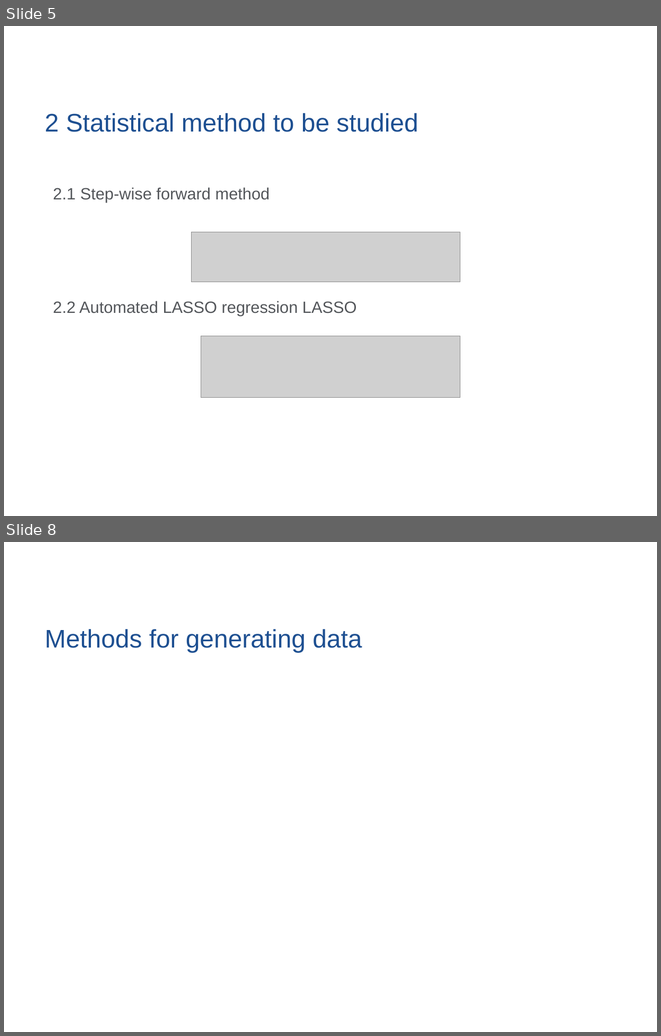
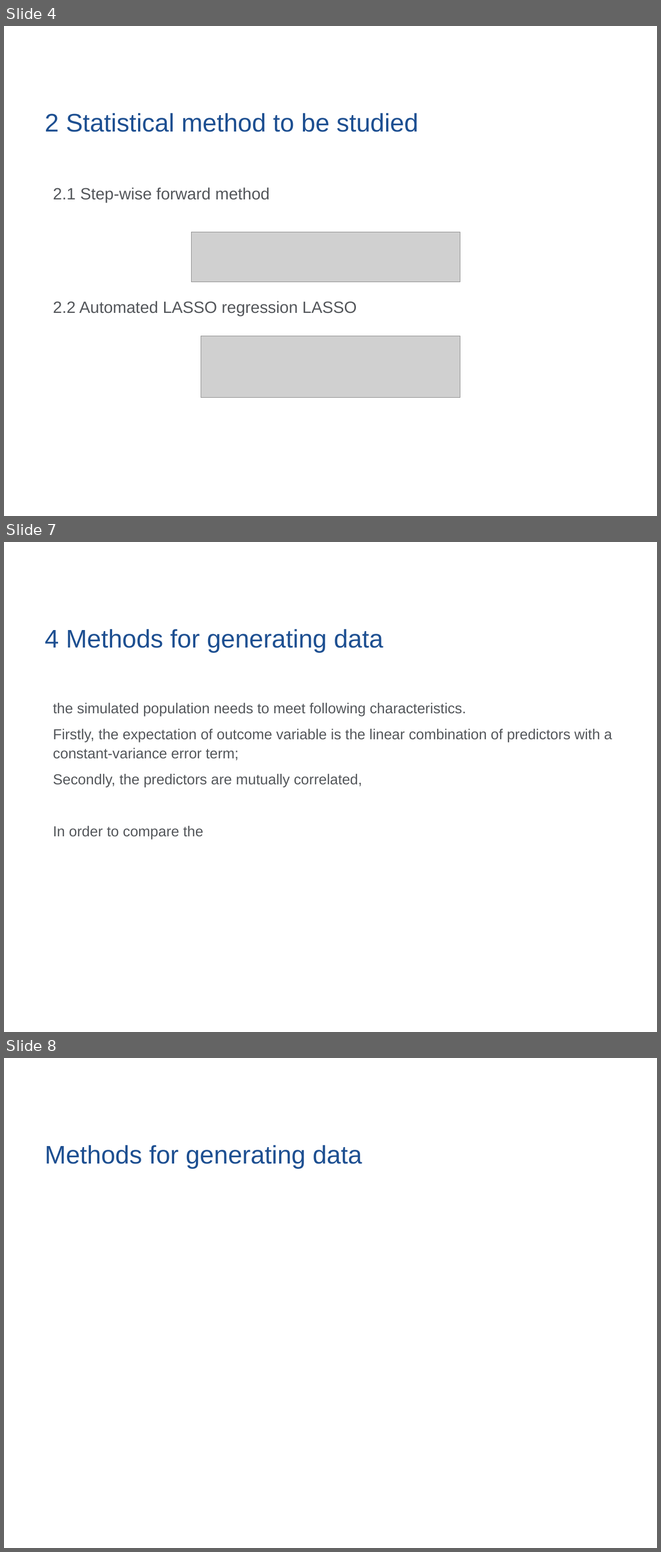
Before and after one commit to yuqimiao/p8160_project1_group7, a slide deck: slide_template/RS11023_Mailman_Standard_Template_12_2018.pptx. Shown one above the other, each under a label of ours: slides 5 and 8 before the commit, slides 4, 7 and 8 after it; the slides between them are not shown. The pictures are 661x1036 and 661x1552 pixels, drawn with LibreOffice and Linux fonts; fonts in the diff are those of the drawing; grey boxes stand for pictures; background and template pictures are left out. Boxes give left, top, right and bottom in pixels: in the first picture for what was removed or moved away, otherwise in the second. Text is boxed around its words. In the diff, an @@ line names an element or a change of style, - is before the commit and + after.

```diff
--- a/slide_template/RS11023_Mailman_Standard_Template_12_2018.pptx
+++ b/slide_template/RS11023_Mailman_Standard_Template_12_2018.pptx
@@ slide 7 added at (4,542,657,1032), background picture (left out) @@
@@ title added at (45,629,383,652), 28 pt, text #1D4F91 @@
+4 Methods for generating data
@@ text added at (53,703,612,839), 16 pt, text #53565A @@
+the simulated population needs to meet following characteristics.
+Firstly, the expectation of outcome variable is the linear combination of predictors with a constant-variance error term;
+Secondly, the predictors are mutually correlated,
+In order to compare the
@@ page number added at (456,1002,608,1028), 10 pt, text #FFFFFF @@
+7
@@ what was slide 5 is now slide 4 @@
```
Also in this commit, not shown: 2 slides changed, 1 slide removed, 2 other files.
